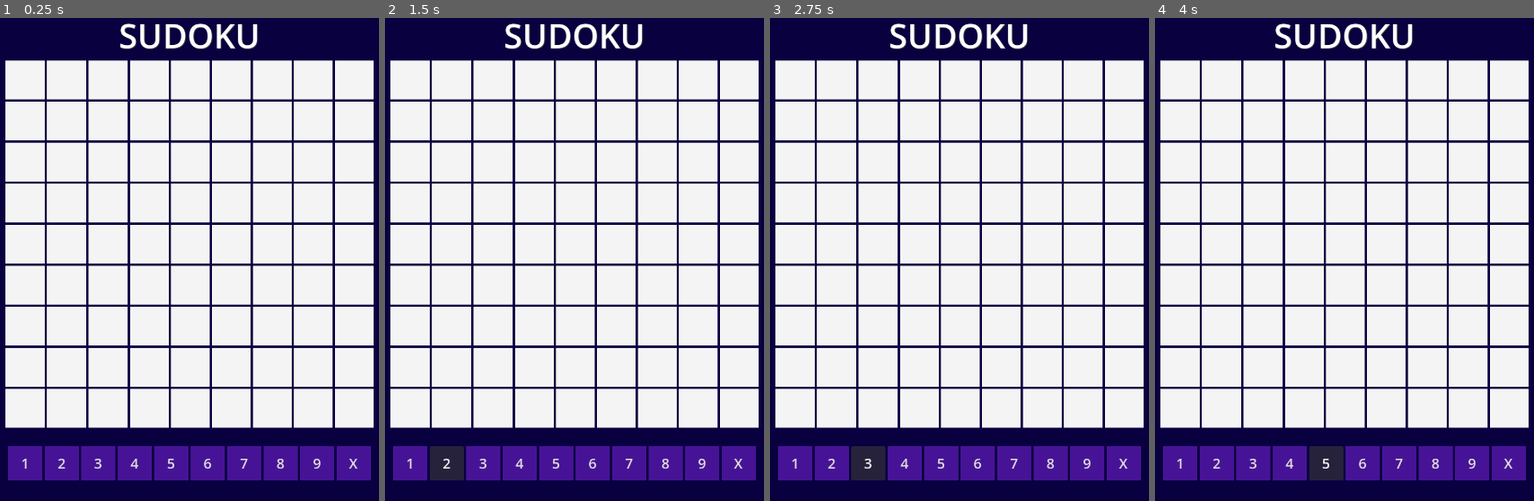
Above: before the commit, frames 1-4 (left to right).
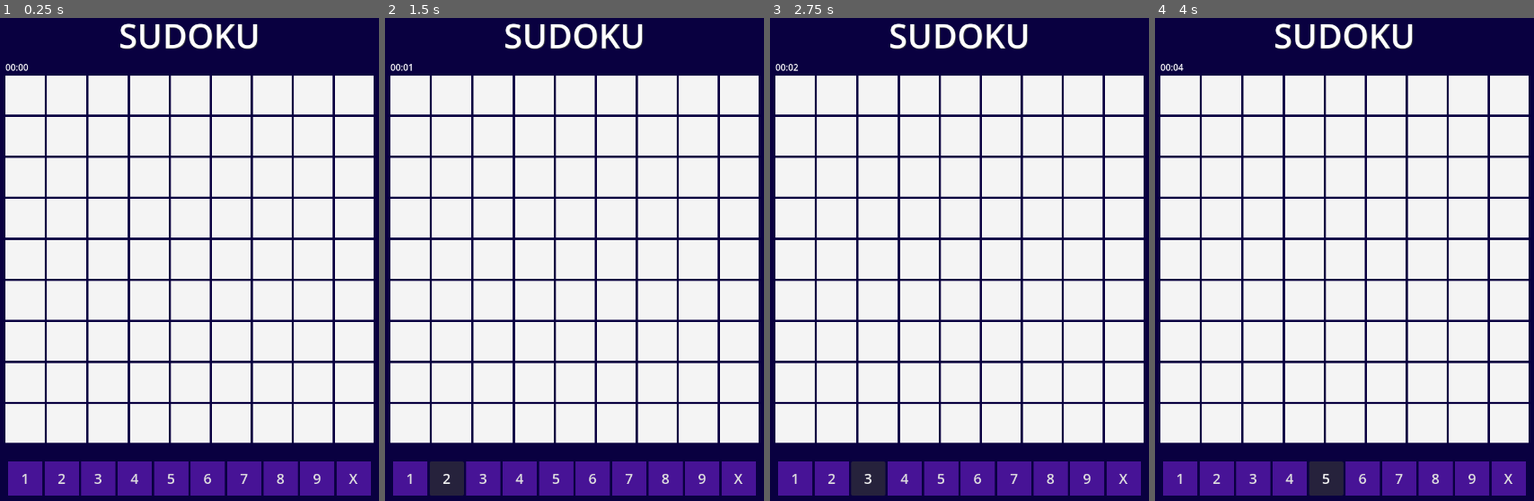
Above: after the commit, the same moments.

Repository: Violeta-Carvalho/adfree-sudoku
Game: Godot game, scene res://scenes/game.tscn
Two runs of this game, one before a commit and one after it. Both use one fixed random seed, a clock stepped at 60 frames per second and the inputs below.
Inputs:
- Up to frame 1 (0.25 s): no input
- Up to frame 2 (1.5 s): click "1" at 0.5 s; click "2" at 1.25 s
- Up to frame 3 (2.75 s): click "3" at 2 s
- Up to frame 4 (4 s): click "4" at 2.75 s; click "5" at 3.5 s

The runs differ from the first frame. In frame 1, 21% of the frame differs, in the area x 1-99%, y 8-99%; in frame 2, 21%; in frame 3, 21%; in frame 4, 21%.

Commit message:
Adding a playtime timer

Diff:
--- a/scenes/game.tscn
+++ b/scenes/game.tscn
@@ -338,6 +338,9 @@
 grow_horizontal = 2
 grow_vertical = 2
 script = ExtResource("1_yqjtg")
+
+[node name="Timer" type="Timer" parent="."]
+process_callback = 0
 
 [node name="MarginContainer" type="MarginContainer" parent="."]
 layout_mode = 1
@@ -361,6 +364,13 @@
 text = "SUDOKU"
 horizontal_alignment = 1
 
+[node name="HBoxContainer2" type="HBoxContainer" parent="MarginContainer/VBoxContainer"]
+layout_mode = 2
+
+[node name="PlaytimeLabel" type="Label" parent="MarginContainer/VBoxContainer/HBoxContainer2"]
+layout_mode = 2
+text = "00:00"
+
 [node name="GridContainer" type="GridContainer" parent="MarginContainer/VBoxContainer"]
 layout_mode = 2
 columns = 9
--- a/scenes/win.tscn
+++ b/scenes/win.tscn
@@ -9,10 +9,10 @@
 anchors_preset = 15
 anchor_right = 1.0
 anchor_bottom = 1.0
-offset_left = 236.0
-offset_top = 173.0
-offset_right = 517.0
-offset_bottom = 256.0
+offset_left = 220.0
+offset_top = 181.0
+offset_right = 501.0
+offset_bottom = 264.0
 grow_horizontal = 2
 grow_vertical = 2
 size_flags_horizontal = 4
--- a/scripts/game.gd
+++ b/scripts/game.gd
@@ -1,12 +1,25 @@
 extends Control
 
 var selected_square
+var elapsed_time = 0.0
+
 @onready var grid = $MarginContainer/VBoxContainer/GridContainer
 @onready var all_squares: Array = grid.get_children()
+@onready var playtime_label = $MarginContainer/VBoxContainer/HBoxContainer2/PlaytimeLabel
+@onready var timer = $Timer
 
 func _ready():
 	for square in all_squares:
 		square.pressed.connect(on_select_square)
+
+	timer.timeout.connect(_on_timer_timeout)
+	timer.start()
+
+func _on_timer_timeout():
+	elapsed_time += 1
+	var minutes = int(elapsed_time / 60)
+	var seconds = int(elapsed_time) % 60
+	playtime_label.text = "%02d:%02d" % [minutes, seconds]  # Format as mm:ss
 
 func check_done():
 	for square in all_squares:
@@ -30,6 +43,7 @@
 			break
 
 	if won == true:
+		timer.stop()
 		get_tree().change_scene_to_file("res://scenes/win.tscn")
 
 func check_row(row: int):
